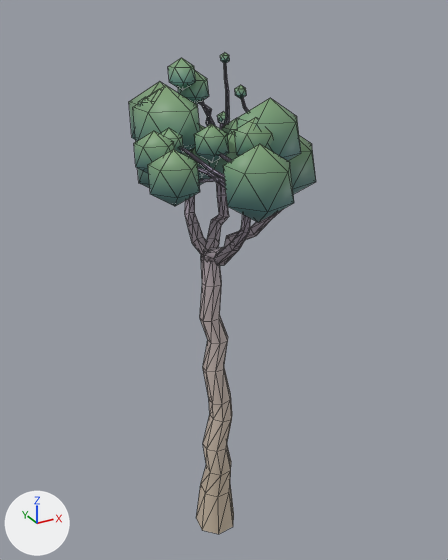
The glTF model assets/environment/vegetation/trees/seed/seed_tree_h.glb as it was, and as the next commit left it.
Rendered twice from a 50 mm lens placed at (-5.71, -10.81, 11.48), pointed at (0.32, 0.15, 6.0). The lights are fixed; the arrows at lower left show +X, +Y and +Z. The picture after the commit comes second. Mesh edges are drawn as thin lines. Objects named as collision shapes, trigger or cutter boxes, shadow casters or lower levels of detail are left out. Vertices at exactly the same position are counted once.

Before the edit, the objects in view are built like this:
```python
me_seed_tree_h_lod0 = bpy.data.meshes.new('seed_tree_h_LOD0')
me_seed_tree_h_lod0.from_pydata(...)  # 1085 vertices, 1540 faces; spans x -2.45..2.57, y -3.1..2.98, z -0.61..11.18
# faces by material slot: [480, 1060]
me_seed_tree_h_lod0.materials.append(mat_seedcore)
me_seed_tree_h_lod0.materials.append(mat_toon)
ob_seed_tree_h_lod0 = bpy.data.objects.new('seed_tree_h_LOD0', me_seed_tree_h_lod0)
ob_seed_tree_h_lod0.location = (0.0, 0.0, 0.0)
```
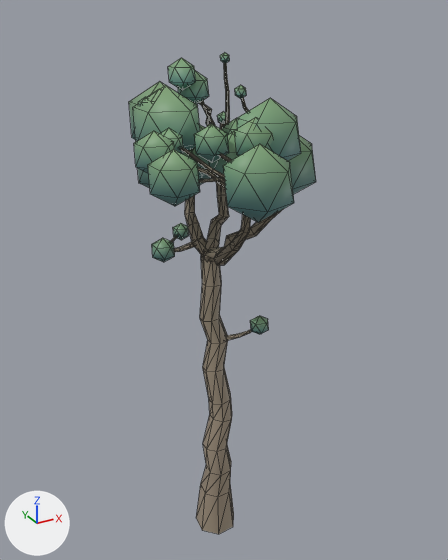
The change, as a diff of the scene's bpy script:
```diff
--- a/assets/environment/vegetation/trees/seed/seed_tree_h.glb.py
+++ b/assets/environment/vegetation/trees/seed/seed_tree_h.glb.py
@@ me_seed_tree_h_lod0 @@
 # used by ob_seed_tree_h_lod0; location = (0.0, 0.0, 0.0)
-me_seed_tree_h_lod0.from_pydata(...)  # 1085 vertices, 1540 faces; spans x -2.45..2.57, y -3.1..2.98, z -0.61..11.18
+me_seed_tree_h_lod0.from_pydata(...)  # 1218 vertices, 1680 faces; spans x -2.45..2.57, y -3.1..2.98, z -0.61..11.18
+# me_seed_tree_h_lod0 part 1: a new loose piece, an icosphere of 20 faces spanning x 0.57..0.98, y -0.83..-0.43, z 4.9..5.36, in mat_seedcore
+# me_seed_tree_h_lod0 part 2: a new loose piece, an icosphere of 20 faces spanning x -0.93..-0.41, y 0.9..1.4, z 6.25..6.83, in mat_seedcore
+# me_seed_tree_h_lod0 part 3: a new loose piece, an icosphere of 20 faces spanning x -0.28..0.08, y 1.24..1.59, z 6.6..7.01, in mat_seedcore
+# me_seed_tree_h_lod0 part 4: a new loose piece of 20 vertices spanning x 0.03..0.79, y -0.65..0.37, z 4.45..5.14, in mat_toon
+# me_seed_tree_h_lod0 part 5: a new loose piece of 20 vertices spanning x -0.67..0.18, y 0.67..1.17, z 6.5..6.87, in mat_toon
+# me_seed_tree_h_lod0 part 6: 1060 kept faces spanning x -1.5..1.55, y -2.0..1.98, z -0.61..10.63 get new vertex colours; the middle colour goes from light grey #b7abc5 to brown #928874
+# other edits to the shape of me_seed_tree_h_lod0 do not show in these pictures
 me_seed_tree_h_lod0.materials.append(mat_seedcore)
```

Location of each change, (x1, y1, x2, y2) in pixels of the pictures (448 x 560 px):
part 1 of me_seed_tree_h_lod0, added: after (250, 316, 269, 334)
part 2 of me_seed_tree_h_lod0, added: after (152, 238, 175, 262)
part 3 of me_seed_tree_h_lod0, added: after (173, 223, 189, 240)
part 4 of me_seed_tree_h_lod0, added: after (226, 330, 251, 341)
part 5 of me_seed_tree_h_lod0, added: after (174, 236, 203, 252)
part 6 of me_seed_tree_h_lod0, recoloured (darker): (180, 63, 283, 534) in both
